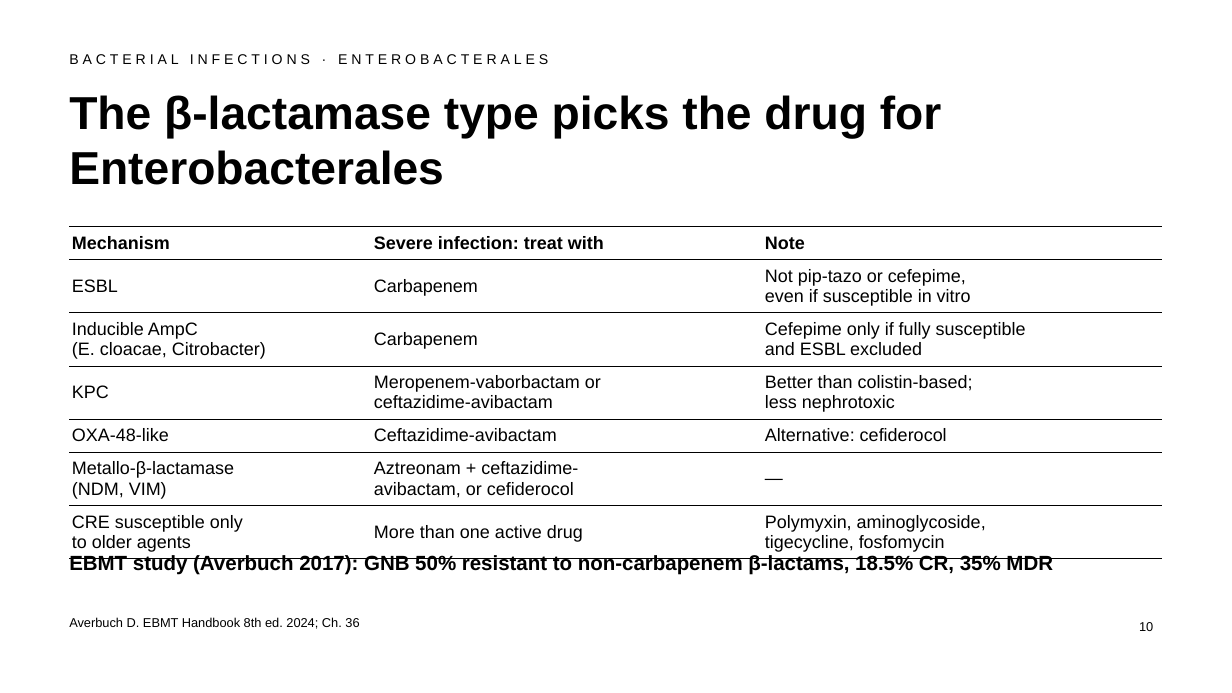
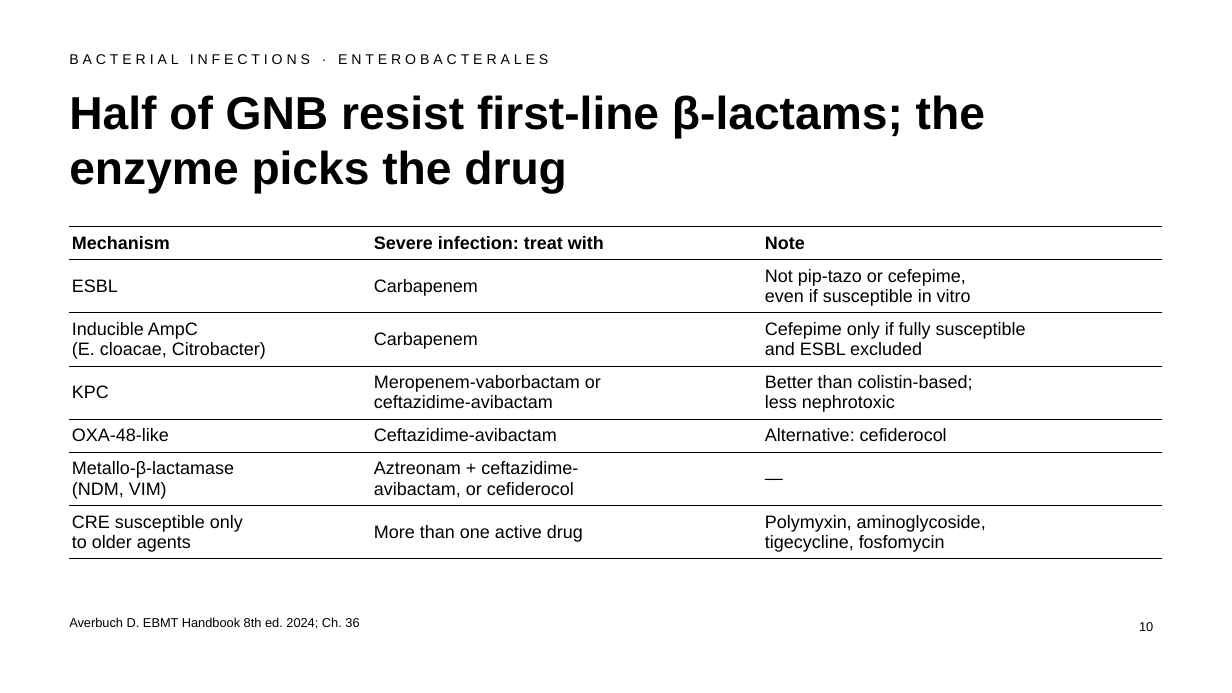
Before and after one commit to htlin222/ebmt-handbook-skill, a slide deck: slide 10 of slides/decks/s10-neutropenic-fever-bacterial.pptx. Drawn at 1232x693 pixels with LibreOffice and Linux fonts; fonts in the diff are those of the drawing. Boxes give left, top, right and bottom in pixels: in the first picture for what was removed or moved away, otherwise in the second. Text is boxed around its words. In the diff, an @@ line names an element or a change of style, - is before the commit and + after.

```diff
--- a/slides/decks/s10-neutropenic-fever-bacterial.pptx
+++ b/slides/decks/s10-neutropenic-fever-bacterial.pptx
@@ title at (x1=69, y1=95, x2=985, y2=194): text changed @@
-The β-lactamase type picks the drug for Enterobacterales
+Half of GNB resist first-line β-lactams; the enzyme picks the drug
@@ text removed at (x1=69, y1=555, x2=1053, y2=575) @@
-EBMT study (Averbuch 2017): GNB 50% resistant to non-carbapenem β-lactams, 18.5% CR, 35% MDR
```
Also in this commit, not shown: 5 other slides changed, 1 slide removed, 18 other files.
